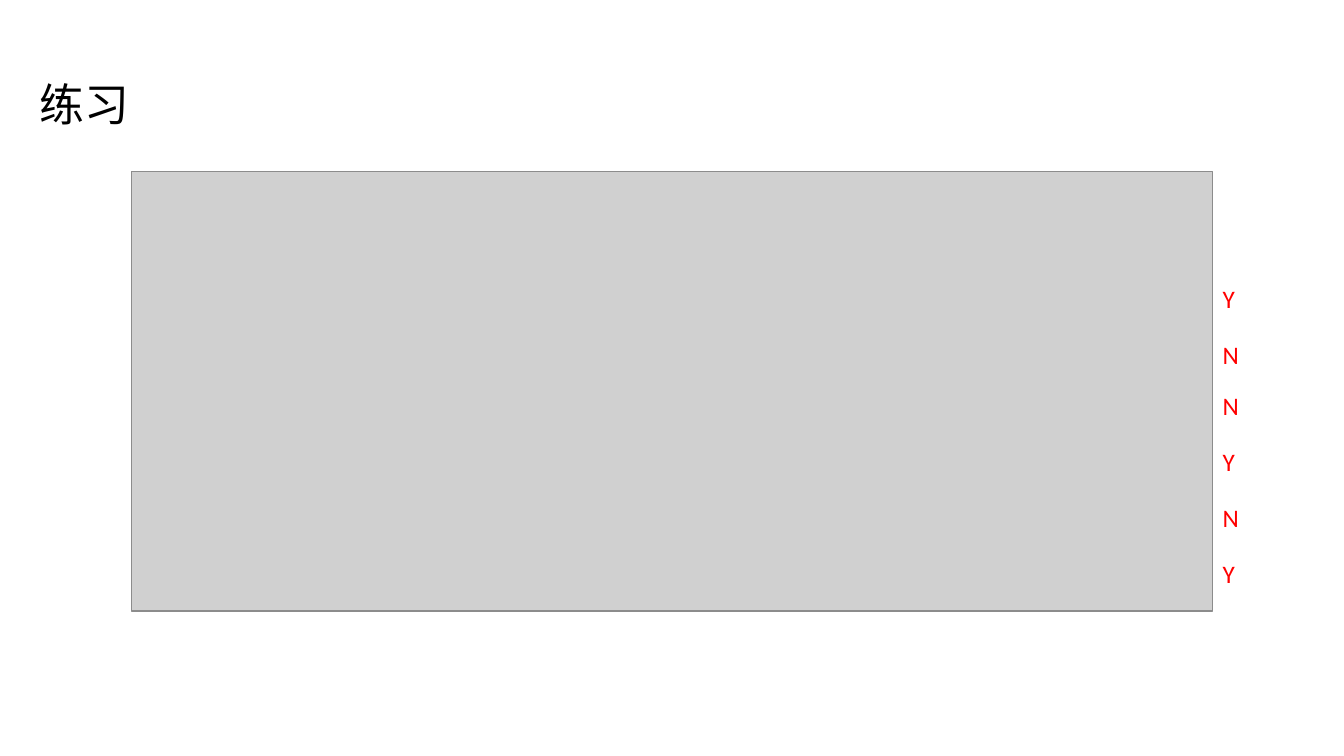
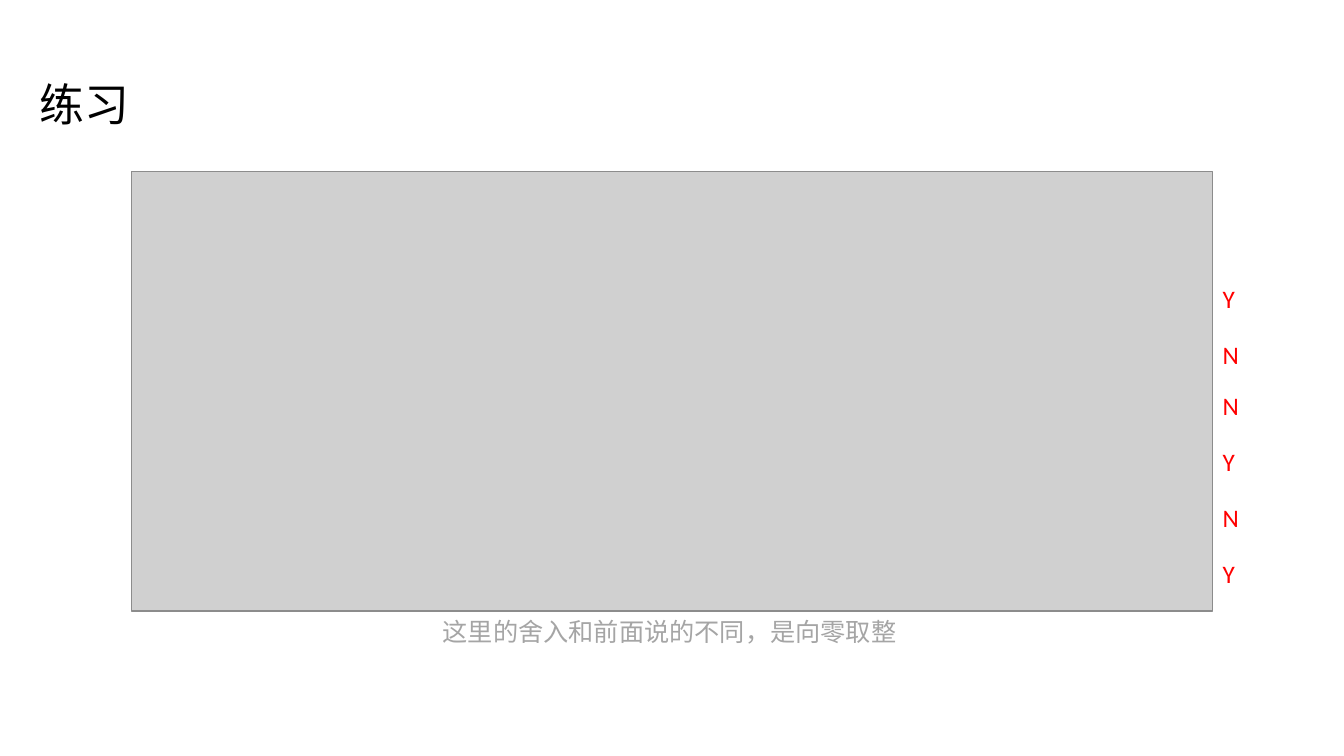
Before and after one commit to vwOvOwv/ICS-2026-Fall-TA, a slide deck: slide 25 of 02-Data.pptx. Drawn at 1344x756 pixels with LibreOffice and Linux fonts; fonts in the diff are those of the drawing; grey boxes stand for pictures. Boxes give left, top, right and bottom in pixels: in the first picture for what was removed or moved away, otherwise in the second. Text is boxed around its words. In the diff, an @@ line names an element or a change of style, - is before the commit and + after.

```diff
--- a/02-Data.pptx
+++ b/02-Data.pptx
@@ text added at (443, 620, 897, 643), 18 pt, text #A5A5A5 @@
+这里的舍入和前面说的不同，是向零取整
```
Also in this commit, not shown: 13 other slides changed.
